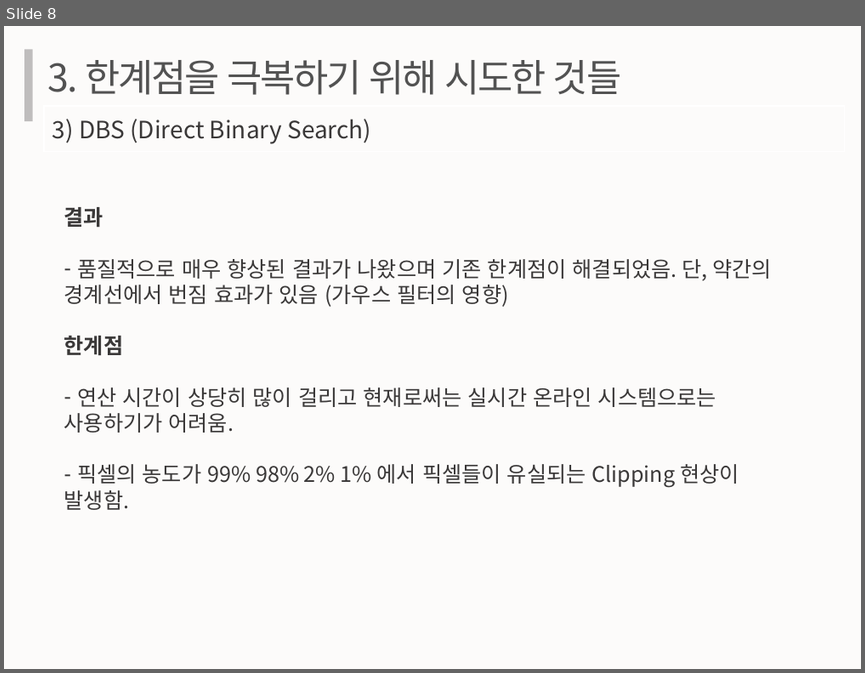
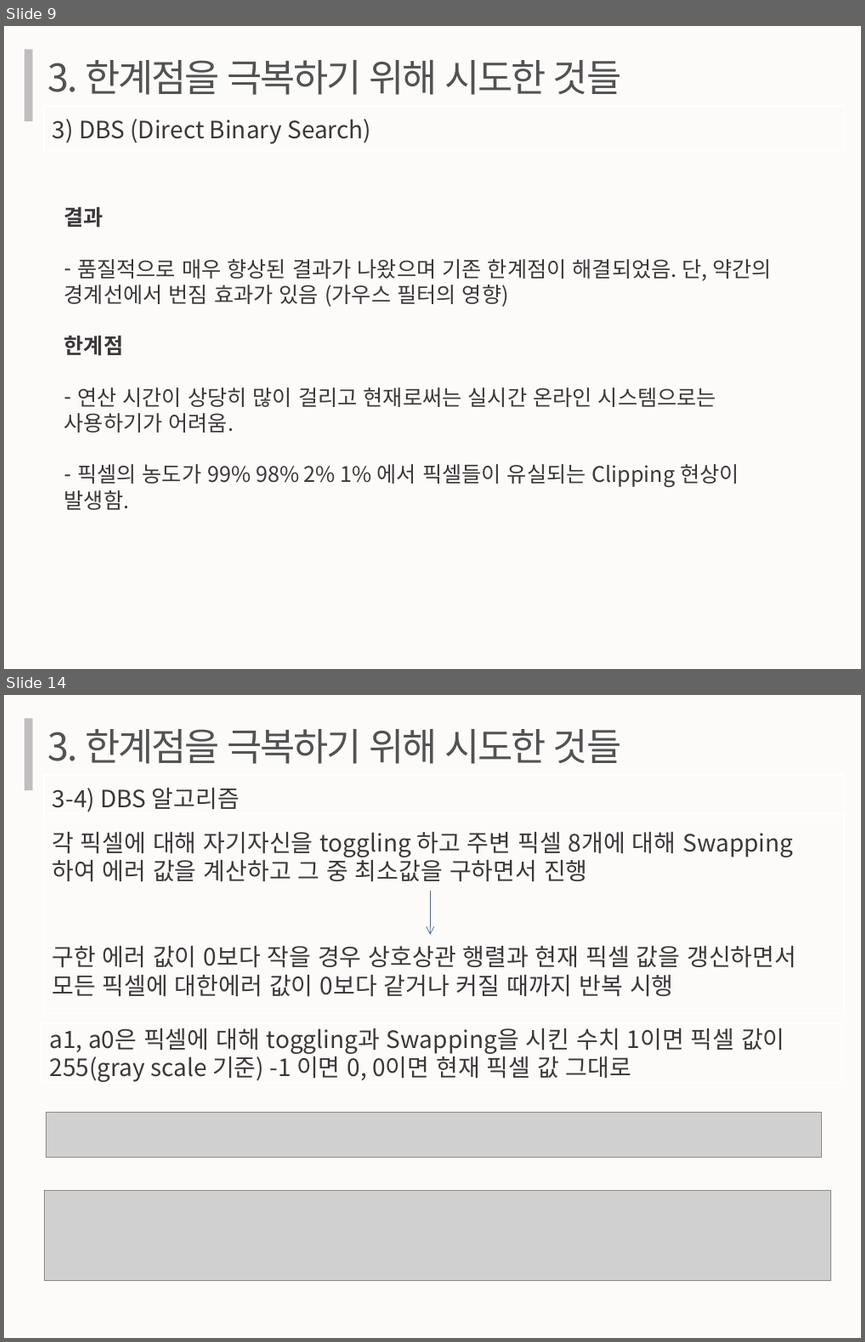
Before and after one commit to wlghd28/Dithering, a slide deck: 프로젝트발표.pptx. Shown one above the other, each under a label of ours: slide 8 before the commit, slides 9 and 14 after it; the slides between them are not shown. The pictures are 865x673 and 865x1342 pixels, drawn with LibreOffice and Linux fonts; fonts in the diff are those of the drawing; grey boxes stand for pictures. Boxes give left, top, right and bottom in pixels: in the first picture for what was removed or moved away, otherwise in the second. Text is boxed around its words. In the diff, an @@ line names an element or a change of style, - is before the commit and + after.

```diff
--- a/프로젝트발표.pptx
+++ b/프로젝트발표.pptx
@@ slide 14 added at bbox=[4, 695, 861, 1338], background #FCFBFA @@
@@ rectangle added at bbox=[24, 718, 32, 790], fill #BFBDBD @@
@@ text added at bbox=[48, 729, 621, 764], 32 pt, text #525252 @@
+3. 한계점을 극복하기 위해 시도한 것들
@@ rectangle added at bbox=[44, 775, 845, 820], outline #FFFFFF 1 pt, 20 pt, text #3A3838 @@
+3-4) DBS 알고리즘
@@ rectangle added at bbox=[43, 814, 844, 1014], outline #FFFFFF 1 pt, 20 pt, text #3A3838 @@
+각 픽셀에 대해 자기자신을 toggling 하고 주변 픽셀 8개에 대해 Swapping 하여 에러 값을 계산하고 그 중 최소값을 구하면서 진행
+구한 에러 값이 0보다 작을 경우 상호상관 행렬과 현재 픽셀 값을 갱신하면서 모든 픽셀에 대한에러 값이 0보다 같거나 커질 때까지 반복 시행
@@ arrow added from (430, 891) to (430, 934), #466C8F 0.5 pt @@
@@ rectangle added at bbox=[41, 1023, 841, 1083], outline #FFFFFF 1 pt, 20 pt, text #3A3838 @@
+a1, a0은 픽셀에 대해 toggling과 Swapping을 시킨 수치 1이면 픽셀 값이 255(gray scale 기준) -1 이면 0, 0이면 현재 픽셀 값 그대로
@@ picture added at bbox=[46, 1111, 821, 1157] @@
@@ picture added at bbox=[44, 1191, 831, 1280] @@
@@ what was slide 8 is now slide 9 @@
```
Also in this commit, not shown: 1 slide changed, 5 other slides added.
